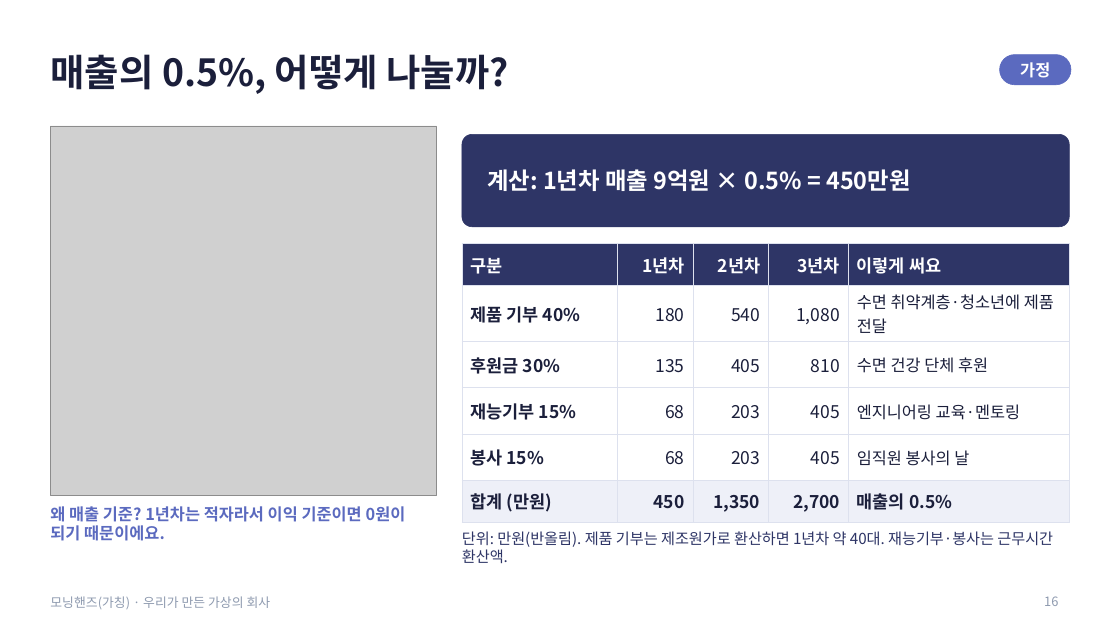
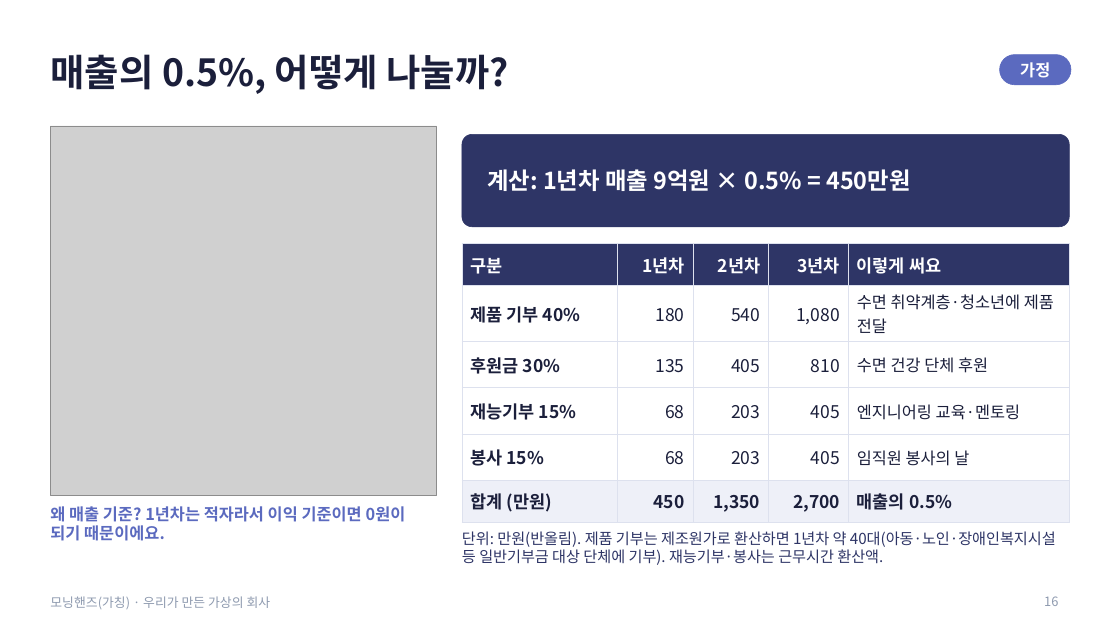
Before and after one commit to g975682-source/-, a slide deck: slide 16 of MorningHands_Student_Presentation.pptx. Drawn at 1120x630 pixels with LibreOffice and Linux fonts; fonts in the diff are those of the drawing; grey boxes stand for pictures. Boxes give left, top, right and bottom in pixels: in the first picture for what was removed or moved away, otherwise in the second. Text is boxed around its words. In the diff, an @@ line names an element or a change of style, - is before the commit and + after.

```diff
--- a/MorningHands_Student_Presentation.pptx
+++ b/MorningHands_Student_Presentation.pptx
@@ text at [462, 531, 1056, 565]: text changed @@
-단위: 만원(반올림). 제품 기부는 제조원가로 환산하면 1년차 약 40대. 재능기부·봉사는 근무시간 환산액.
+단위: 만원(반올림). 제품 기부는 제조원가로 환산하면 1년차 약 40대(아동·노인·장애인복지시설 등 일반기부금 대상 단체에 기부). 재능기부·봉사는 근무시간 환산액.
```
Also in this commit, not shown: 2 other files.
